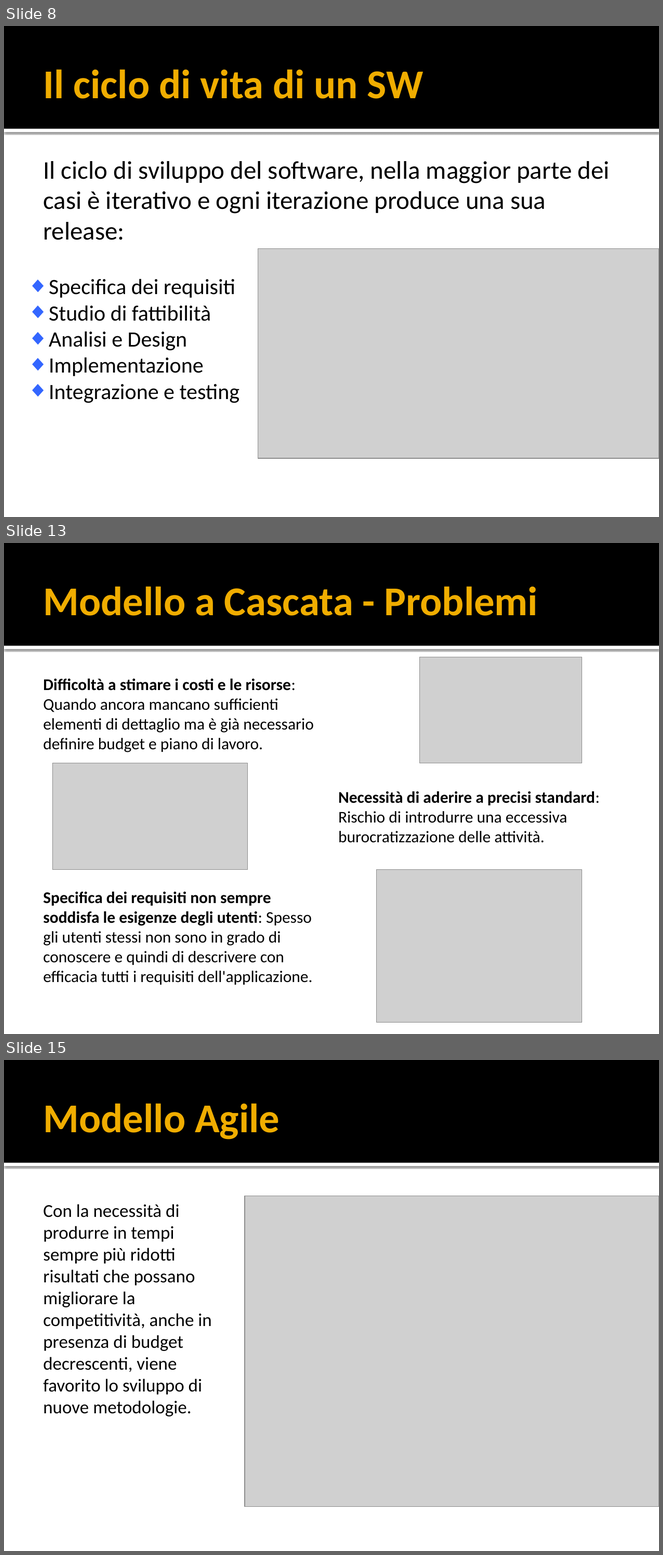
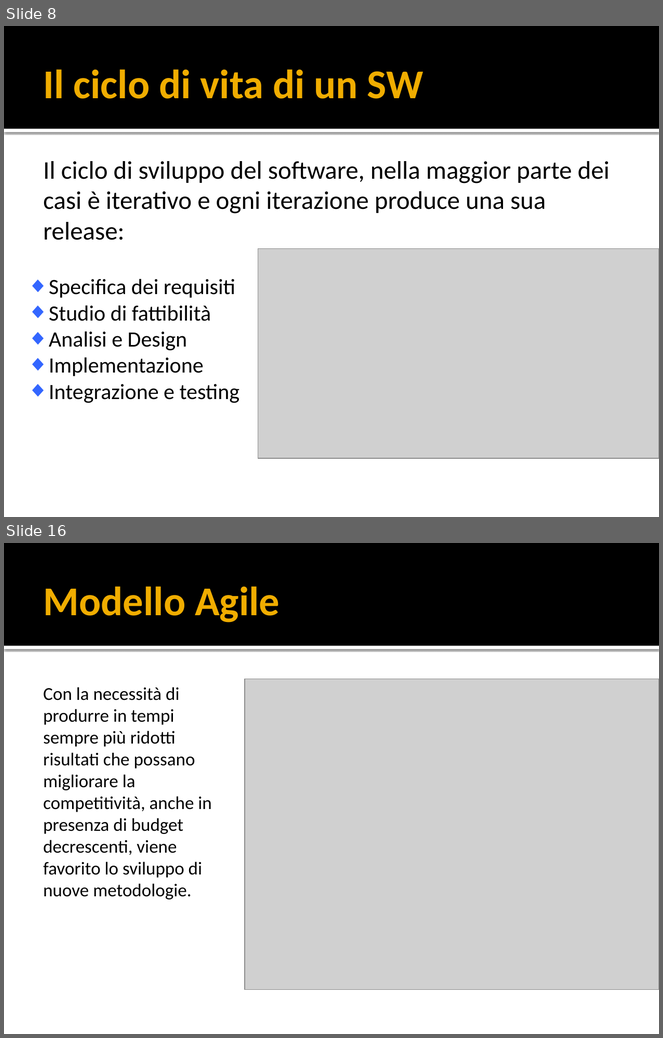
Before and after one commit to yan0z/ISW, a slide deck: Quesito 6 Team/Presentation1.pptx. Shown one above the other, each under a label of ours: slides 8, 13 and 15 before the commit, slides 8 and 16 after it; the slides between them are not shown. The pictures are 663x1555 and 663x1038 pixels, drawn with LibreOffice and Linux fonts; fonts in the diff are those of the drawing; grey boxes stand for pictures. Boxes give left, top, right and bottom in pixels: in the first picture for what was removed or moved away, otherwise in the second. Text is boxed around its words. In the diff, an @@ line names an element or a change of style, - is before the commit and + after.

```diff
--- a/Quesito 6 Team/Presentation1.pptx
+++ b/Quesito 6 Team/Presentation1.pptx
@@ slide 13 removed at bbox=[4, 543, 659, 1034], background #FFFFFF; not listed: 2 template elements that a slide beside it also shows @@
@@ title removed at bbox=[44, 586, 539, 616] @@
-Modello a Cascata - Problemi
@@ picture removed at bbox=[419, 657, 582, 763] @@
@@ text removed at bbox=[43, 679, 314, 753] @@
-Difficoltà a stimare i costi e le risorse: Quando ancora mancano sufficienti elementi di dettaglio ma è già necessario definire budget e piano di lavoro.
@@ picture removed at bbox=[52, 763, 248, 870] @@
@@ text removed at bbox=[338, 792, 600, 843] @@
-Necessità di aderire a precisi standard: Rischio di introdurre una eccessiva burocratizzazione delle attività.
@@ picture removed at bbox=[377, 870, 582, 1022] @@
@@ text removed at bbox=[43, 892, 313, 985] @@
-Specifica dei requisiti non sempre soddisfa le esigenze degli utenti: Spesso gli utenti stessi non sono in grado di conoscere e quindi di descrivere con efficacia tutti i requisiti dell'applicazione.
@@ what was slide 15 is now slide 16 @@
```
Also in this commit, not shown: 7 slides changed, 7 slides added, 9 other slides removed.
